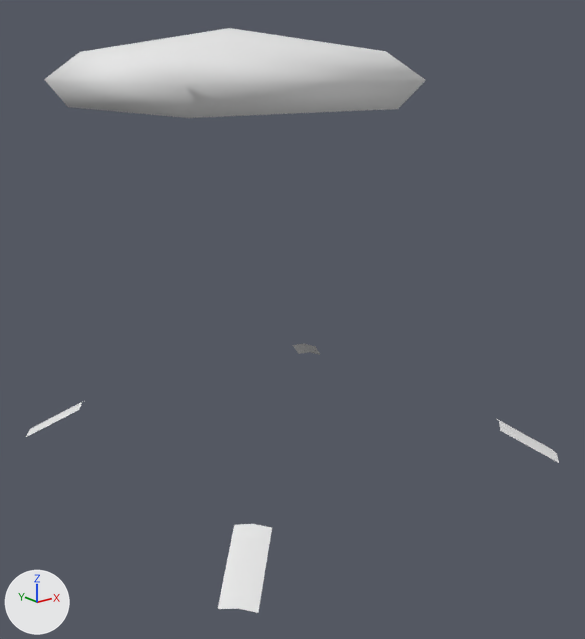
Before and after pictures for a commit that changed the glTF model public/3d/item/model__item__shop.ofs_5481_0/5481ucc_ac_nek.gltf.
Both versions are drawn from a 50 mm camera at (-1.354, -1.973, 0.051) aimed at (-0.115, -0.424, -0.569). Every picture has the same lights, and +X, +Y and +Z are marked at lower left. The picture after the commit comes second.

In view in the first picture: '5481ucc_ac_nek'.
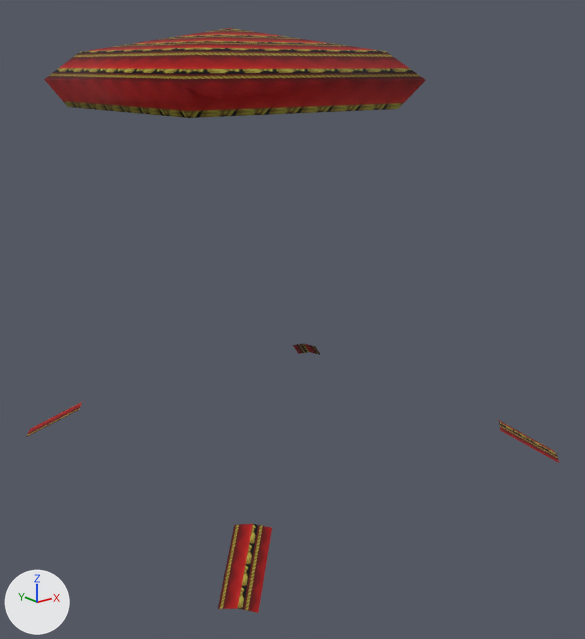
The change, as a list of edits to the scene's bpy script:
```text
Add img_ucc_mat:
    img_ucc_mat = load_image('ucc_mat', '_unpacked/ucc_mat', 32, 32, 'sRGB')
Change mat_ucc_mat:
    where n0 = _N.new('ShaderNodeBsdfPrincipled'); n0.name = 'Principled BSDF'
    remove n0.inputs[0].default_value = (0.804, 0.804, 0.804, 1.0)  # 'Base Color', white #e8e8e8
    add n2 = _N.new('ShaderNodeMix'); n2.name = 'Mix'
    add n2.data_type = 'RGBA'
    add n2.blend_type = 'MULTIPLY'
    add n2.inputs[0].default_value = 1.0  # 'Factor'
    add n2.inputs[7].default_value = (0.804, 0.804, 0.804, 1.0)  # 'B', white #e8e8e8
    add n3 = _N.new('ShaderNodeTexImage'); n3.name = 'Image Texture'
    add n3.image = img_ucc_mat
    add _L.new(n2.outputs[2], n0.inputs[0])  # 'Result' to 'Base Color'
    add _L.new(n3.outputs[0], n2.inputs[6])  # 'Color' to 'A'
```

Changed parts and their boxes (x1, y1, x2, y2) in the pictures (585 x 639 px):
'5481ucc_ac_nek', surface changed: (26, 28, 559, 613) in both
